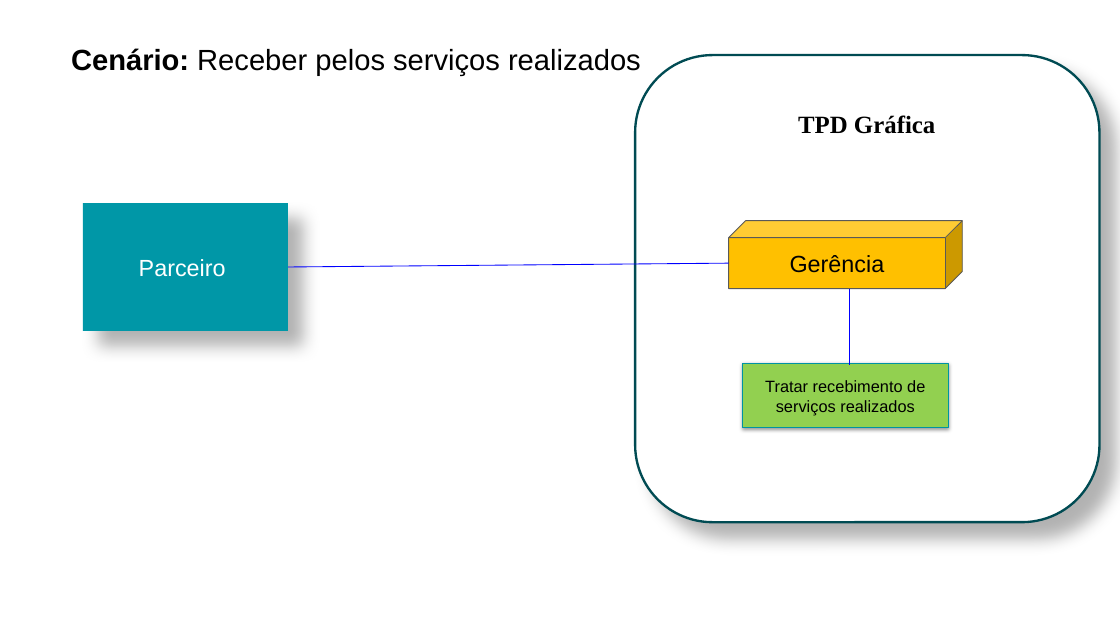
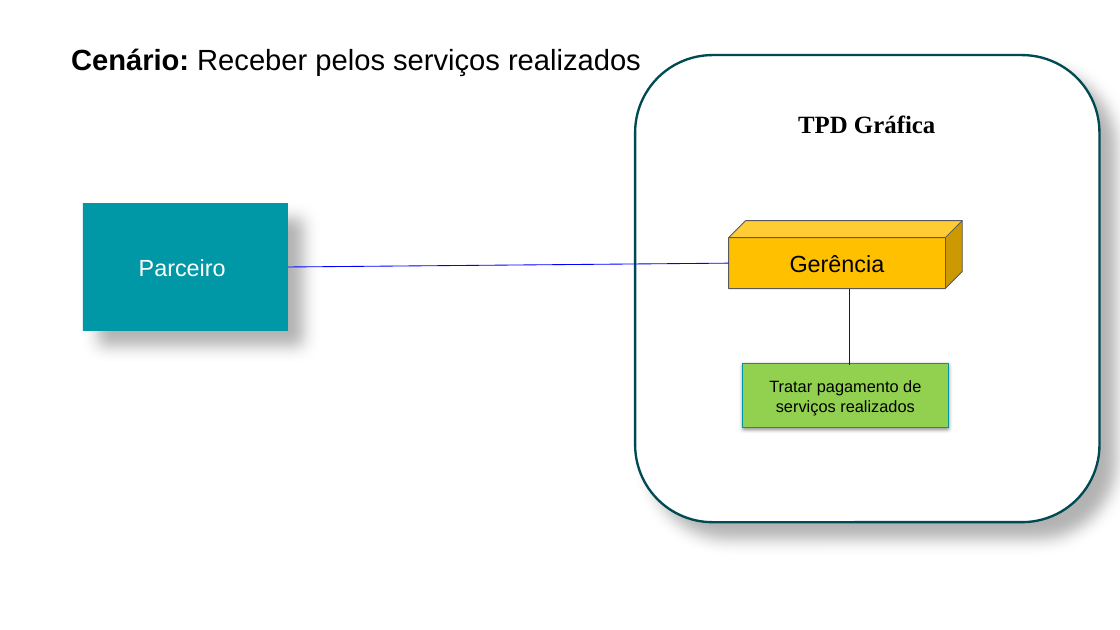
Before and after one commit to Victor-Xokito/Engenharia_de_software-TPD_Gr-fica, a slide deck: slide 6 of 15- Arquitetura de Negócio para cada Cenário .pptx. Drawn at 1120x630 pixels with LibreOffice and Linux fonts; fonts in the diff are those of the drawing. Boxes give left, top, right and bottom in pixels: in the first picture for what was removed or moved away, otherwise in the second. Text is boxed around its words. In the diff, an @@ line names an element or a change of style, - is before the commit and + after.

```diff
--- a/15- Arquitetura de Negócio para cada Cenário .pptx
+++ b/15- Arquitetura de Negócio para cada Cenário .pptx
@@ text in rectangle at [769, 380, 921, 416]: text changed @@
-Tratar recebimento de serviços realizados
+Tratar pagamento de serviços realizados
```
Also in this commit, not shown: 1 other slide changed, 1 other file.
